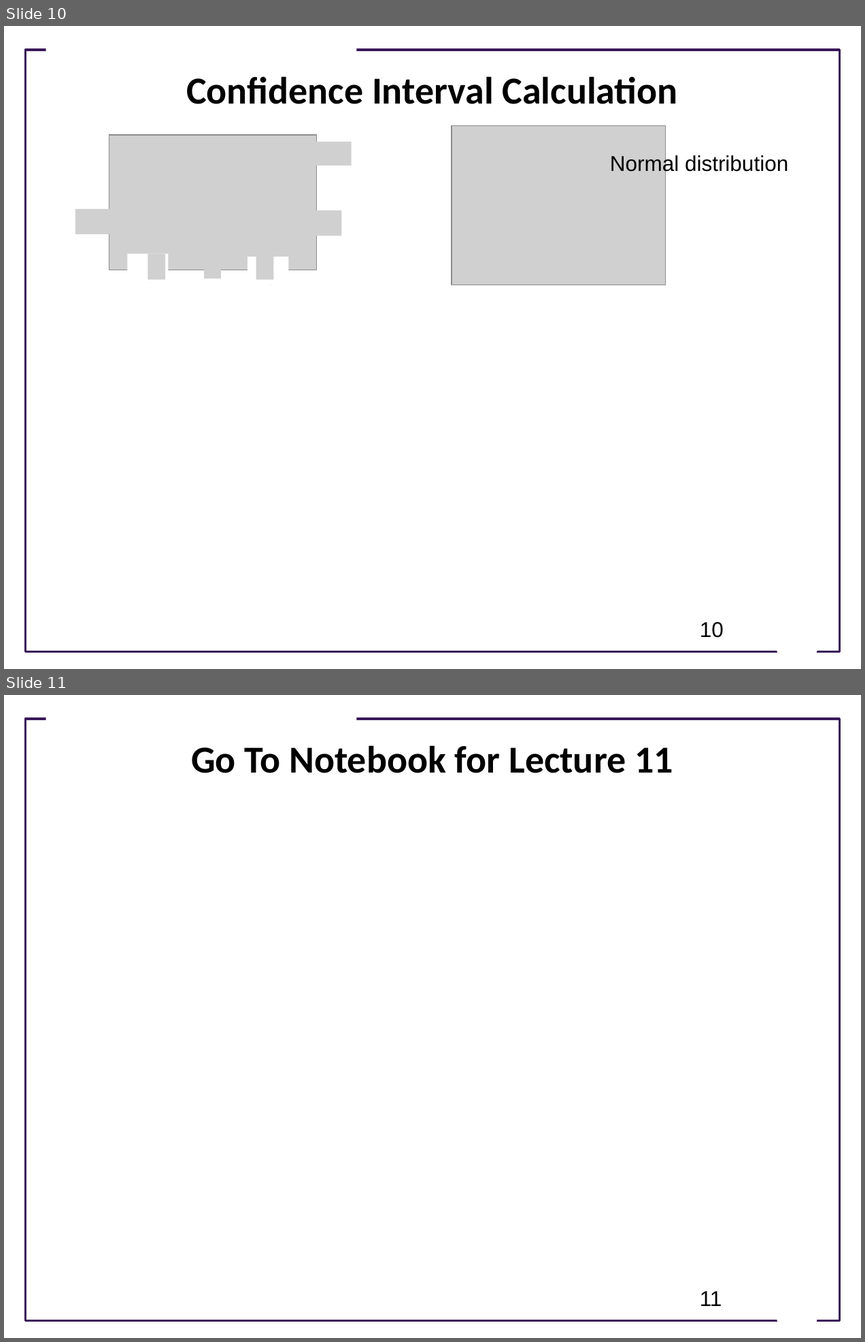
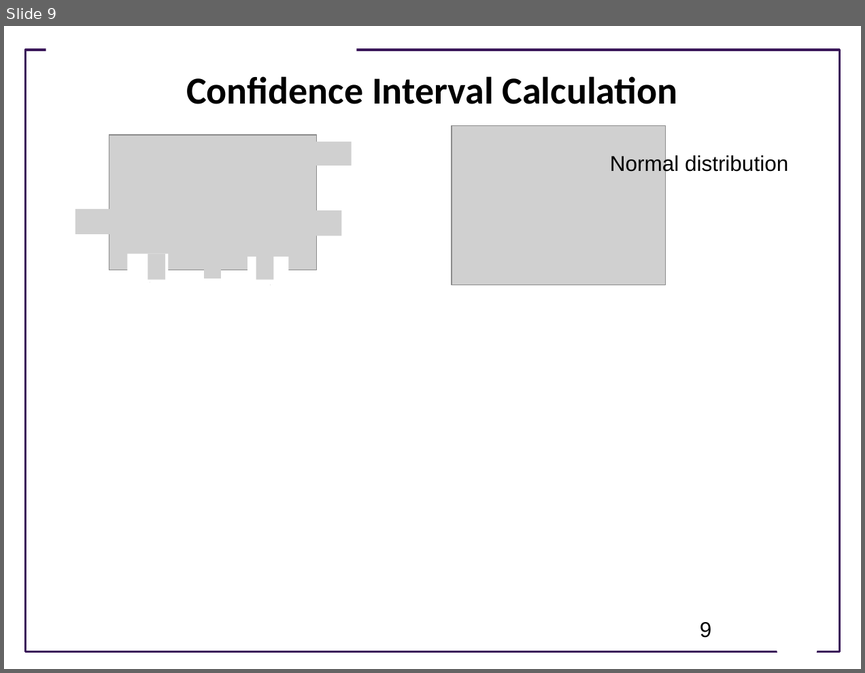
Before and after one commit to ModelEngineering/advancing-biomedical-models, a slide deck: lecture_12/12_Parameter_Confidence_Intervals_With_Bootstrapping.pptx. Shown one above the other, each under a label of ours: slides 10 and 11 before the commit, slide 9 after it. The pictures are 865x1342 and 865x673 pixels, drawn with LibreOffice and Linux fonts; fonts in the diff are those of the drawing; grey boxes stand for pictures; background and template pictures are left out. Boxes give left, top, right and bottom in pixels: in the first picture for what was removed or moved away, otherwise in the second. Text is boxed around its words. In the diff, an @@ line names an element or a change of style, - is before the commit and + after.

```diff
--- a/lecture_12/12_Parameter_Confidence_Intervals_With_Bootstrapping.pptx
+++ b/lecture_12/12_Parameter_Confidence_Intervals_With_Bootstrapping.pptx
@@ slide 11 removed at [4,695,861,1338], background #FFFFFF; not listed: 3 template elements that a slide beside it also shows @@
@@ title removed at [191,745,673,773] @@
-Go To Notebook for Lecture 11
@@ page number removed at [700,1291,722,1306] @@
-11
@@ what was slide 10 is now slide 9 @@
@@ page number at [700,622,712,637]: text changed @@
-10
+9
```
Also in this commit, not shown: 1 slide changed, 5 other slides removed, 1 other file.
